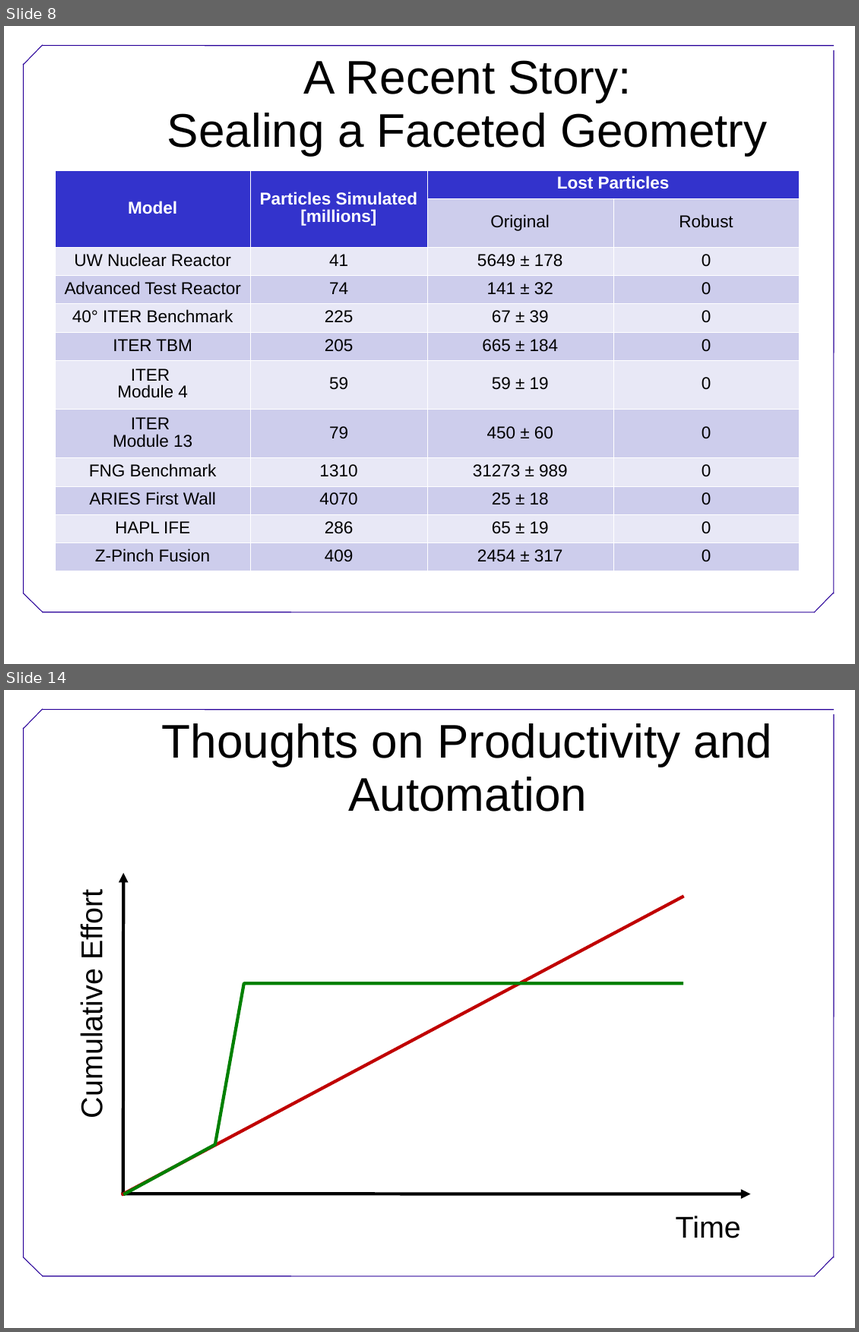
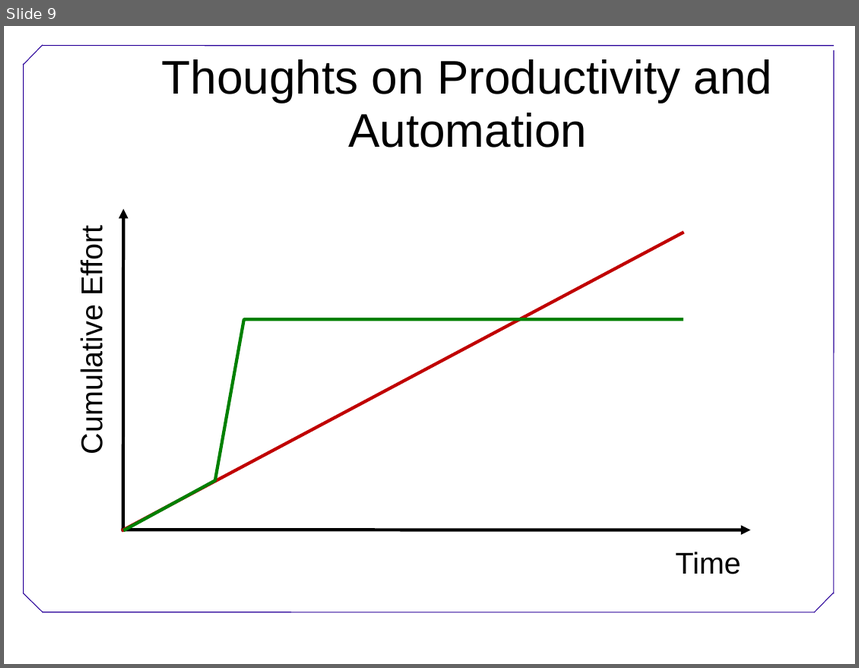
Before and after one commit to swcarpentry/DEPRECATED-boot-camps, a slide deck: BestPractices.ppt. Shown one above the other, each under a label of ours: slides 8 and 14 before the commit, slide 9 after it; the slides between them are not shown. The pictures are 859x1332 and 859x668 pixels, drawn with LibreOffice and Linux fonts; fonts in the diff are those of the drawing; background and template pictures are left out. Boxes give left, top, right and bottom in pixels: in the first picture for what was removed or moved away, otherwise in the second. Text is boxed around its words. In the diff, an @@ line names an element or a change of style, - is before the commit and + after.

```diff
--- a/BestPractices.ppt
+++ b/BestPractices.ppt
@@ slide 8 removed at [4,26,855,664], background #FFFFFF; not listed: 7 template elements that a slide beside it also shows @@
@@ text removed at [167,60,767,155] @@
-A Recent Story:
-Sealing a Faceted Geometry
@@ table removed at [55,170,800,572], 12 rows, 4 columns @@
-Model | Particles Simulated [millions] | Lost Particles | 
- |  | Original | Robust
-UW Nuclear Reactor | 41 | 5649 ± 178 | 0
-Advanced Test Reactor | 74 | 141 ± 32 | 0
-40° ITER Benchmark | 225 | 67 ± 39 | 0
-ITER TBM | 205 | 665 ± 184 | 0
-ITER Module 4 | 59 | 59 ± 19 | 0
-ITER Module 13 | 79 | 450 ± 60 | 0
-FNG Benchmark | 1310 | 31273 ± 989 | 0
-ARIES First Wall | 4070 | 25 ± 18 | 0
-HAPL IFE | 286 | 65 ± 19 | 0
-Z-Pinch Fusion | 409 | 2454 ± 317 | 0
@@ what was slide 14 is now slide 9 @@
```
Also in this commit, not shown: 6 slides changed, 2 slides added, 6 other slides removed, 2 other files.
